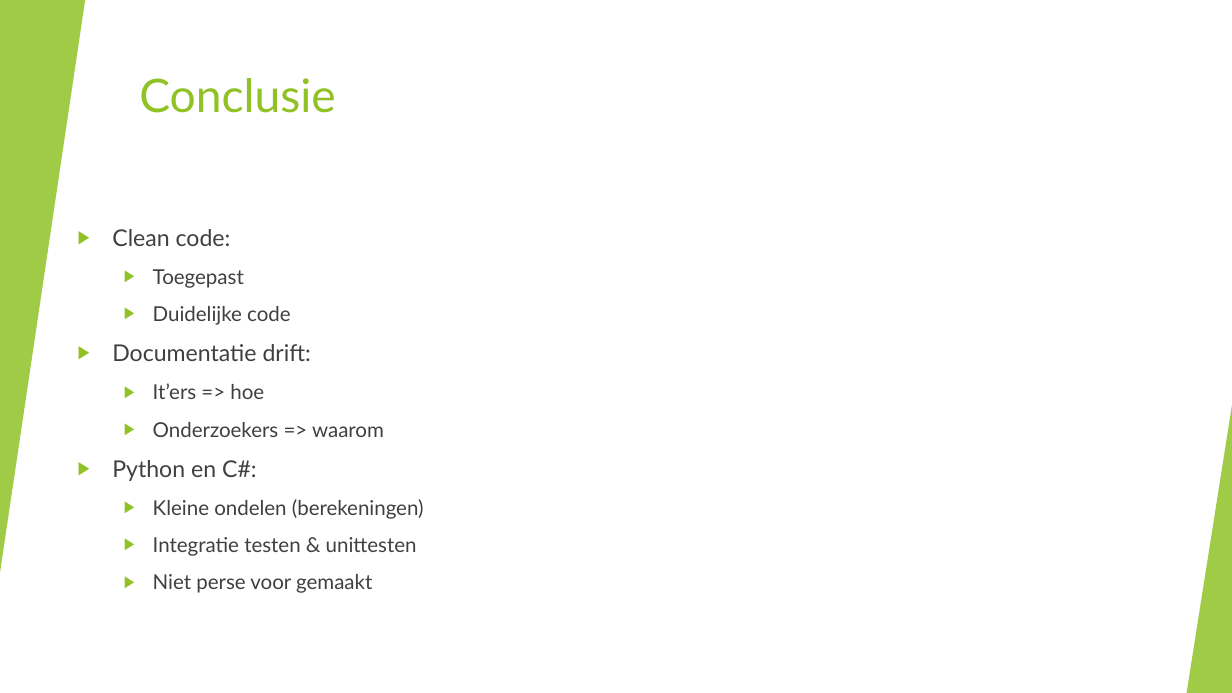
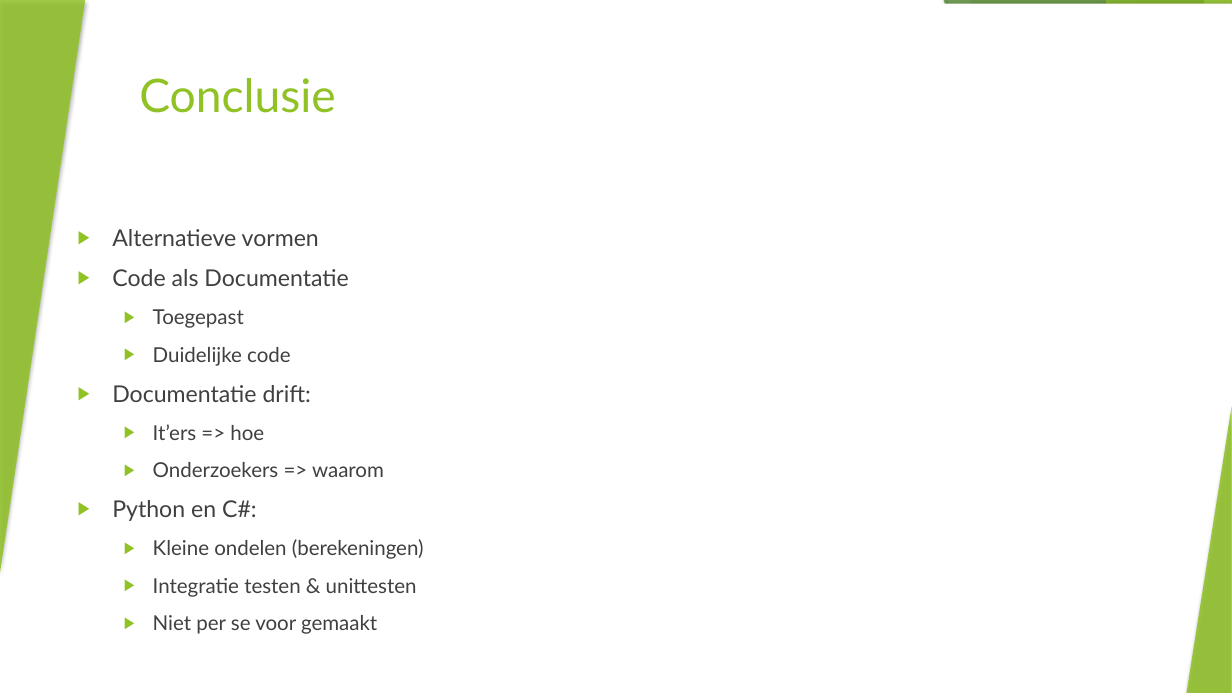
Before and after one commit to kodarakK/hogent-bachproef-caradocroetynck2526, a slide deck: slide 15 of Bachelorproef verdediging.pptx (slide 12 before the commit). Drawn at 1232x693 pixels with LibreOffice and Linux fonts; fonts in the diff are those of the drawing. Boxes give left, top, right and bottom in pixels: in the first picture for what was removed or moved away, otherwise in the second. Text is boxed around its words. In the diff, an @@ line names an element or a change of style, - is before the commit and + after.

```diff
--- a/Bachelorproef verdediging.pptx
+++ b/Bachelorproef verdediging.pptx
@@ rectangle: place and size @@
-rectangle at bbox=[0, 0, 1232, 693]
+rectangle at bbox=[0, 4, 1232, 693]
@@ freeform shape at bbox=[970, 0, 1232, 693]: shadow on; outline redrawn @@
@@ text at bbox=[112, 229, 348, 286]: text changed @@
-▶ Clean code:
+▶ Alternatieve vormen
+▶ Code als Documentatie
@@ shadow on in 9 elements at bbox=[928, 0, 1232, 693], bbox=[903, 308, 1232, 693], bbox=[944, 0, 1232, 693], bbox=[1102, 0, 1232, 693], bbox=[1105, 0, 1232, 693], bbox=[1048, 363, 1232, 693], bbox=[0, 406, 45, 693], bbox=[0, 0, 85, 573], bbox=[1187, 406, 1232, 693] @@
@@ text at bbox=[153, 615, 377, 634]: spaces changed @@
-  ▶ Niet perse voor gemaakt
+  ▶ Niet per se voor gemaakt
```
Also in this commit, not shown: 11 other slides changed, 4 slides added, 1 slide removed, 1 other file.
